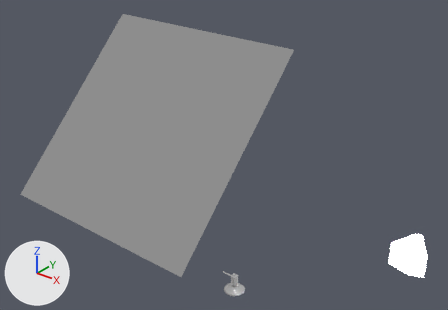
The Blender file section5-animated-lamp/AnimatedLamp.blend: old version first, new version second.
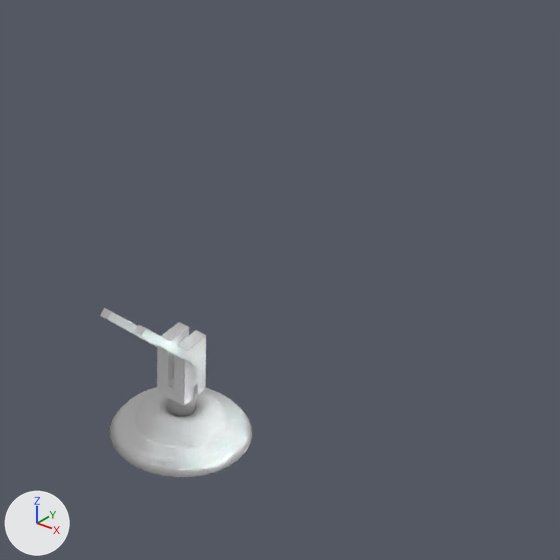
Each version appears first whole from a camera (50 mm lens) standing at (14.4, -18.79, 18.5) and looking at (1.11, -2.17, 8.2), and next in a close-up on the part from 46% to 65% of the width and 73% to 99% of the height. The axes (+X, +Y, +Z) are drawn at lower left. The lights are the same throughout.

Names of what the first close-up shows: 'LampBase', 'LampStem', 'LowerArm'.
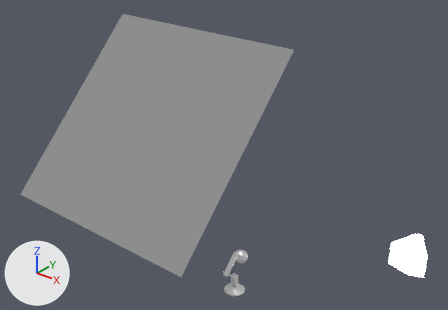
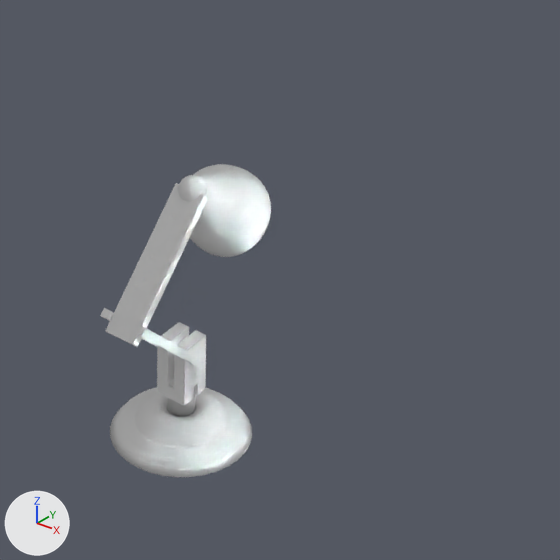
The change, as a list of edits to the scene's bpy script:
```text
Add me_cube_001:
    me_cube_001.from_pydata([(-0.12, -0.12, -0.12), (-0.12, -0.12, 0.12), (-0.12, 0.987, -0.075), (-0.12, 0.987, 0.165), (0.12, -0.12, -0.12), (0.12, -0.12, 0.12), (0.12, 0.987, -0.075), (0.12, 0.987, 0.165)], [], [(0, 1, 3, 2), (2, 3, 7, 6), (6, 7, 5, 4), (4, 5, 1, 0), (2, 6, 4, 0), (7, 3, 1, 5)])
Add cu_beziercurve_002:
    cu_beziercurve_002 = bpy.data.curves.new('BezierCurve.002', 'CURVE')
    cu_beziercurve_002.dimensions = '2D'
    _sp = cu_beziercurve_002.splines.new('BEZIER'); _sp.bezier_points.add(2)
    _sp.bezier_points.foreach_set('co', [-0.15, -0.486, 0.0, -0.138, -0.267, 0.0, 0.036, 0.0144, 0.0])
    _sp.bezier_points.foreach_set('handle_left', [-0.149, -0.481, 0.0, -0.238, -0.338, 0.0, -0.0562, -0.0957, 0.0])
    _sp.bezier_points.foreach_set('handle_right', [-0.236, -0.814, 0.0, -0.0541, -0.207, 0.0, 0.262, 0.285, 0.0])
    for _p, _l, _r in zip(_sp.bezier_points, ['ALIGNED', 'ALIGNED', 'ALIGNED'], ['ALIGNED', 'ALIGNED', 'ALIGNED']): _p.handle_left_type = _l; _p.handle_right_type = _r
    _sp.order_u = 0
    _sp.order_v = 0
    _sp.resolution_u = 9
    cu_beziercurve_002.use_path = True
    cu_beziercurve_002.use_path_clamp = True
    cu_beziercurve_002.bevel_resolution = 0
    cu_beziercurve_002.resolution_u = 9
    cu_beziercurve_002.fill_mode = 'BOTH'
Add cu_beziercircle_001:
    cu_beziercircle_001 = bpy.data.curves.new('BezierCircle.001', 'CURVE')
    cu_beziercircle_001.dimensions = '3D'
    _sp = cu_beziercircle_001.splines.new('BEZIER'); _sp.bezier_points.add(3)
    _sp.bezier_points.foreach_set('co', [-0.1, 0.0, 0.0, 0.0, 0.1, 0.0, 0.1, 0.0, 0.0, 0.0, -0.1, 0.0])
    _sp.bezier_points.foreach_set('handle_left', [-0.1, -0.0552, 0.0, -0.0552, 0.1, 0.0, 0.1, 0.0552, 0.0, 0.0552, -0.1, 0.0])
    _sp.bezier_points.foreach_set('handle_right', [-0.1, 0.0552, 0.0, 0.0552, 0.1, 0.0, 0.1, -0.0552, 0.0, -0.0552, -0.1, 0.0])
    for _p, _l, _r in zip(_sp.bezier_points, ['AUTO', 'AUTO', 'AUTO', 'AUTO'], ['AUTO', 'AUTO', 'AUTO', 'AUTO']): _p.handle_left_type = _l; _p.handle_right_type = _r
    _sp.order_u = 0
    _sp.order_v = 0
    _sp.use_cyclic_u = True
    cu_beziercircle_001.use_path = True
    cu_beziercircle_001.use_path_clamp = True
    cu_beziercircle_001.bevel_mode = 'OBJECT'
    cu_beziercircle_001.bevel_resolution = 0
    cu_beziercircle_001.fill_mode = 'HALF'
    cu_beziercircle_001.bevel_object = ob_lampshadebeziercurveoutline
Add ob_upperarm:
    ob_upperarm = bpy.data.objects.new('UpperArm', me_cube_001)
    ob_upperarm.location = (0.0, -0.588, 1.273)
    ob_upperarm.rotation_euler = (0.785, 0.0, 0.0)  # degrees (45, 0, 0)
    ob_upperarm.scale = (1.0, 1.0, 0.3)
Add ob_lampshadebeziercurveoutline:
    ob_lampshadebeziercurveoutline = bpy.data.objects.new('LampshadeBezierCurveOutline', cu_beziercurve_002)
    ob_lampshadebeziercurveoutline.parent = ob_lampshadebeziercircle
    ob_lampshadebeziercurveoutline.location = (0.3, 0.314, 1.452)
    ob_lampshadebeziercurveoutline.rotation_euler = (3.142, 1.571, 0.0)  # degrees (180, 90, 0)
Add ob_lampshadebeziercircle:
    ob_lampshadebeziercircle = bpy.data.objects.new('LampshadeBezierCircle', cu_beziercircle_001)  # modifiers SOLIDIFY
    ob_lampshadebeziercircle.parent = ob_lampshadejoint
    ob_lampshadebeziercircle.location = (0.0, 0.427, 1.274)
    ob_lampshadebeziercircle.rotation_euler = (1.571, 0.0, 0.0)  # degrees (90, 0, 0)
Add ob_lampshadejoint:
    ob_lampshadejoint = bpy.data.objects.new('LampshadeJoint', me_sphere_002)  # a UV sphere (16 segments, 16 rings, poles along z) spanning x -0.1..0.1, y -0.1..0.1, z -0.1..0.1
    ob_lampshadejoint.location = (0.0, 0.106, 1.984)
    ob_lampshadejoint.rotation_euler = (-0.785, 0.0, 0.0)  # degrees (-45, 0, 0)
    ob_lampshadejoint.scale = (1.0, 1.0, 0.996)
```

Location of each change, [x1, y1, x2, y2] in pixels of the close-ups (560 x 560 px):
'UpperArm', added
    after: [106, 183, 208, 347]
'LampshadeBezierCircle', added
    after: [190, 164, 271, 257]
'LampshadeJoint', added
    after: [178, 175, 207, 201]
